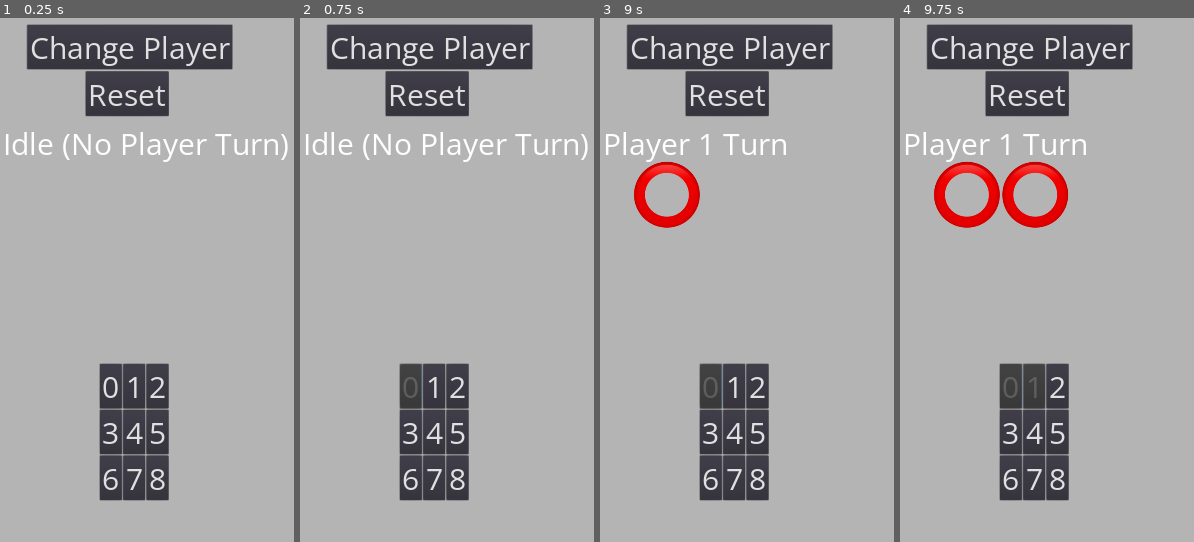
Above: before the commit, frames 1-4 (left to right).
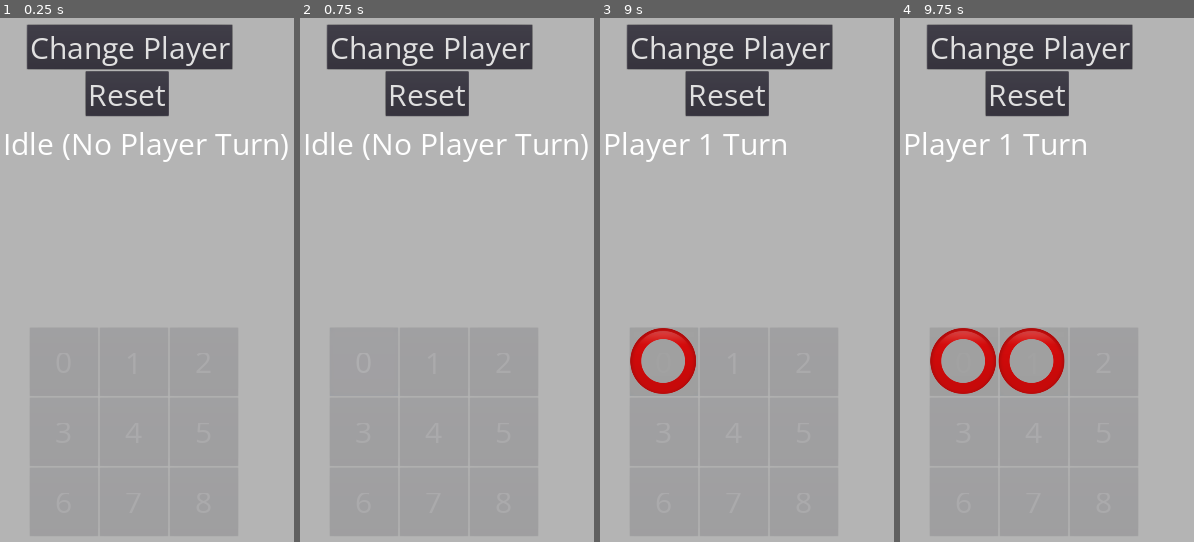
Above: after the commit, the same moments.

Repository: Kynot54/tic-tac-toe-21
Game: Godot game, scene res://TicTac.tscn
Two runs of this game, one before a commit and one after it. Both use one fixed random seed, a clock stepped at 60 frames per second and the inputs below. This scene is started directly instead of the project's main scene.
Inputs:
- Up to frame 1 (0.25 s): no input
- Up to frame 2 (0.75 s): click "0" at 0.5 s
- Up to frame 3 (9 s): click "1" at 1.25 s; click "2" at 2 s; click "3" at 2.75 s; click "4" at 3.5 s; click "5" at 4.25 s; click "6" at 5 s; click "7" at 5.75 s; click "8" at 6.5 s; click "Reset" at 7.25 s; click "Change Player" at 8 s; click "0" at 8.75 s
- Up to frame 4 (9.75 s): click "1" at 9.5 s

The runs differ from the first frame. In frame 1, 5.9% of the frame differs, in the area x 33-58%, y 65-93%; in frame 2, 5.9%; in frame 3, 8.6%; in frame 4, 11%, in the area x 10-58%, y 27-93%.

Commit message:
Add image grid

Diff:
--- a/TicTac.gd
+++ b/TicTac.gd
@@ -18,6 +18,7 @@
 export var round_state = RoundState.IDLE
 var player_1_squares = []
 var player_2_squares = []
+var turns = 0
 
 onready var x_image = load("res://Assets/Images/red-o.png")
 onready var o_image= load("res://Assets/Images/blue-x.png")
@@ -36,10 +37,11 @@
 #	pass
 
 func on_grid_button_pressed(button, position):
-	var grid_squares = $GridContainer.get_children()
-	button.disabled = true
+	var grid_squares = $MarginContainer/CenterContainer/SquaresGridContainer.get_children()
 
 	if self.round_state == RoundState.PLAYER_1_PICKING:
+		button.disabled = true
+		turns += 1
 		grid_squares[position].set_texture(x_image)
 		player_1_squares.append(position)
 
@@ -49,6 +51,8 @@
 			self.game_state = TicTacToeState.PLAYER_1_WIN
 			self.round_state = RoundState.IDLE
 	elif self.round_state == RoundState.PLAYER_2_PICKING:
+		button.disabled = true
+		turns += 1
 		grid_squares[position].set_texture(o_image)
 		player_2_squares.append(position)
 
@@ -57,6 +61,10 @@
 			$DEBUGCurrentPlayerLabel.text = "Player 2 Win"
 			self.game_state = TicTacToeState.PLAYER_2_WIN
 			self.round_state = RoundState.IDLE
+
+	if turns == 9:
+		self.game_state = TicTacToeState.TIE
+		self.round_state = RoundState.IDLE
 
 
 func check_for_win(squares):
@@ -81,7 +89,7 @@
 		button.disabled = false
 
 
-	var image_squares = $GridContainer.get_children()
+	var image_squares = $MarginContainer/CenterContainer/SquaresGridContainer.get_children()
 	for square in image_squares:
 		square.texture = null
 
--- a/TicTac.tscn
+++ b/TicTac.tscn
@@ -31,69 +31,139 @@
 margin_right = 1030.0
 margin_bottom = 1820.0
 
+[node name="SquaresGridContainer" type="GridContainer" parent="MarginContainer/CenterContainer"]
+margin_left = 240.0
+margin_top = 560.0
+margin_right = 740.0
+margin_bottom = 1060.0
+rect_min_size = Vector2( 500, 500 )
+columns = 3
+
+[node name="0Texture" type="TextureRect" parent="MarginContainer/CenterContainer/SquaresGridContainer"]
+
+[node name="1Texture" type="TextureRect" parent="MarginContainer/CenterContainer/SquaresGridContainer"]
+margin_left = 4.0
+margin_right = 4.0
+
+[node name="2Texture" type="TextureRect" parent="MarginContainer/CenterContainer/SquaresGridContainer"]
+margin_left = 8.0
+margin_right = 8.0
+
+[node name="3Texture" type="TextureRect" parent="MarginContainer/CenterContainer/SquaresGridContainer"]
+margin_top = 4.0
+margin_bottom = 4.0
+
+[node name="4Texture" type="TextureRect" parent="MarginContainer/CenterContainer/SquaresGridContainer"]
+margin_left = 4.0
+margin_top = 4.0
+margin_right = 4.0
+margin_bottom = 4.0
+
+[node name="5Texture" type="TextureRect" parent="MarginContainer/CenterContainer/SquaresGridContainer"]
+margin_left = 8.0
+margin_top = 4.0
+margin_right = 8.0
+margin_bottom = 4.0
+
+[node name="6Texture" type="TextureRect" parent="MarginContainer/CenterContainer/SquaresGridContainer"]
+margin_top = 8.0
+margin_bottom = 8.0
+
+[node name="7Texture" type="TextureRect" parent="MarginContainer/CenterContainer/SquaresGridContainer"]
+margin_left = 4.0
+margin_top = 8.0
+margin_right = 4.0
+margin_bottom = 8.0
+
+[node name="8Texture" type="TextureRect" parent="MarginContainer/CenterContainer/SquaresGridContainer"]
+margin_left = 8.0
+margin_top = 8.0
+margin_right = 8.0
+margin_bottom = 8.0
+
 [node name="TicTacToeGrid" type="GridContainer" parent="MarginContainer/CenterContainer"]
-margin_left = 406.0
-margin_top = 648.0
-margin_right = 573.0
-margin_bottom = 971.0
+modulate = Color( 1, 1, 1, 0.172549 )
+margin_left = 240.0
+margin_top = 560.0
+margin_right = 740.0
+margin_bottom = 1060.0
+rect_min_size = Vector2( 500, 500 )
 theme = ExtResource( 2 )
 columns = 3
 
 [node name="0Buton" type="Button" parent="MarginContainer/CenterContainer/TicTacToeGrid"]
-margin_right = 53.0
-margin_bottom = 105.0
+margin_right = 164.0
+margin_bottom = 164.0
+size_flags_horizontal = 3
+size_flags_vertical = 3
 text = "0"
 
 [node name="1Button" type="Button" parent="MarginContainer/CenterContainer/TicTacToeGrid"]
-margin_left = 57.0
-margin_right = 110.0
-margin_bottom = 105.0
+margin_left = 168.0
+margin_right = 332.0
+margin_bottom = 164.0
+size_flags_horizontal = 3
+size_flags_vertical = 3
 text = "1"
 
 [node name="2Button" type="Button" parent="MarginContainer/CenterContainer/TicTacToeGrid"]
-margin_left = 114.0
-margin_right = 167.0
-margin_bottom = 105.0
+margin_left = 336.0
+margin_right = 500.0
+margin_bottom = 164.0
+size_flags_horizontal = 3
+size_flags_vertical = 3
 text = "2"
 
 [node name="3Button" type="Button" parent="MarginContainer/CenterContainer/TicTacToeGrid"]
-margin_top = 109.0
-margin_right = 53.0
-margin_bottom = 214.0
+margin_top = 168.0
+margin_right = 164.0
+margin_bottom = 332.0
+size_flags_horizontal = 3
+size_flags_vertical = 3
 text = "3"
 
 [node name="4Button" type="Button" parent="MarginContainer/CenterContainer/TicTacToeGrid"]
-margin_left = 57.0
-margin_top = 109.0
-margin_right = 110.0
-margin_bottom = 214.0
+margin_left = 168.0
+margin_top = 168.0
+margin_right = 332.0
+margin_bottom = 332.0
+size_flags_horizontal = 3
+size_flags_vertical = 3
 text = "4"
 
 [node name="5Button" type="Button" parent="MarginContainer/CenterContainer/TicTacToeGrid"]
-margin_left = 114.0
-margin_top = 109.0
-margin_right = 167.0
-margin_bottom = 214.0
+margin_left = 336.0
+margin_top = 168.0
+margin_right = 500.0
+margin_bottom = 332.0
+size_flags_horizontal = 3
+size_flags_vertical = 3
 text = "5"
 
 [node name="6Button" type="Button" parent="MarginContainer/CenterContainer/TicTacToeGrid"]
-margin_top = 218.0
-margin_right = 53.0
-margin_bottom = 323.0
+margin_top = 336.0
+margin_right = 164.0
+margin_bottom = 500.0
+size_flags_horizontal = 3
+size_flags_vertical = 3
 text = "6"
 
 [node name="7Button" type="Button" parent="MarginContainer/CenterContainer/TicTacToeGrid"]
-margin_left = 57.0
-margin_top = 218.0
-margin_right = 110.0
-margin_bottom = 323.0
+margin_left = 168.0
+margin_top = 336.0
+margin_right = 332.0
+margin_bottom = 500.0
+size_flags_horizontal = 3
+size_flags_vertical = 3
 text = "7"
 
 [node name="8Button" type="Button" parent="MarginContainer/CenterContainer/TicTacToeGrid"]
-margin_left = 114.0
-margin_top = 218.0
-margin_right = 167.0
-margin_bottom = 323.0
+margin_left = 336.0
+margin_top = 336.0
+margin_right = 500.0
+margin_bottom = 500.0
+size_flags_horizontal = 3
+size_flags_vertical = 3
 text = "8"
 
 [node name="DEBUGChangePlayerButton" type="Button" parent="."]
@@ -120,56 +190,5 @@
 theme = ExtResource( 2 )
 text = "Reset"
 
-[node name="GridContainer" type="GridContainer" parent="."]
-margin_left = 299.0
-margin_top = 361.0
-margin_right = 769.0
-margin_bottom = 831.0
-columns = 3
-
-[node name="0Texture" type="TextureRect" parent="GridContainer"]
-margin_right = 100.0
-margin_bottom = 100.0
-
-[node name="1Texture" type="TextureRect" parent="GridContainer"]
-margin_left = 4.0
-margin_right = 4.0
-
-[node name="2Texture" type="TextureRect" parent="GridContainer"]
-margin_left = 8.0
-margin_right = 8.0
-
-[node name="3Texture" type="TextureRect" parent="GridContainer"]
-margin_top = 4.0
-margin_bottom = 4.0
-
-[node name="4Texture" type="TextureRect" parent="GridContainer"]
-margin_left = 4.0
-margin_top = 4.0
-margin_right = 4.0
-margin_bottom = 4.0
-
-[node name="5Texture" type="TextureRect" parent="GridContainer"]
-margin_left = 8.0
-margin_top = 4.0
-margin_right = 8.0
-margin_bottom = 4.0
-
-[node name="6Texture" type="TextureRect" parent="GridContainer"]
-margin_top = 8.0
-margin_bottom = 8.0
-
-[node name="7Texture" type="TextureRect" parent="GridContainer"]
-margin_left = 4.0
-margin_top = 8.0
-margin_right = 4.0
-margin_bottom = 8.0
-
-[node name="8Texture" type="TextureRect" parent="GridContainer"]
-margin_left = 8.0
-margin_top = 8.0
-margin_right = 8.0
-margin_bottom = 8.0
-
 [connection signal="pressed" from="DEBUGChangePlayerButton" to="." method="_on_DEBUGChangePlayerButton_pressed"]
 [connection signal="pressed" from="DEBUGResetButton" to="." method="_on_DEBUGResetButton_pressed"]
